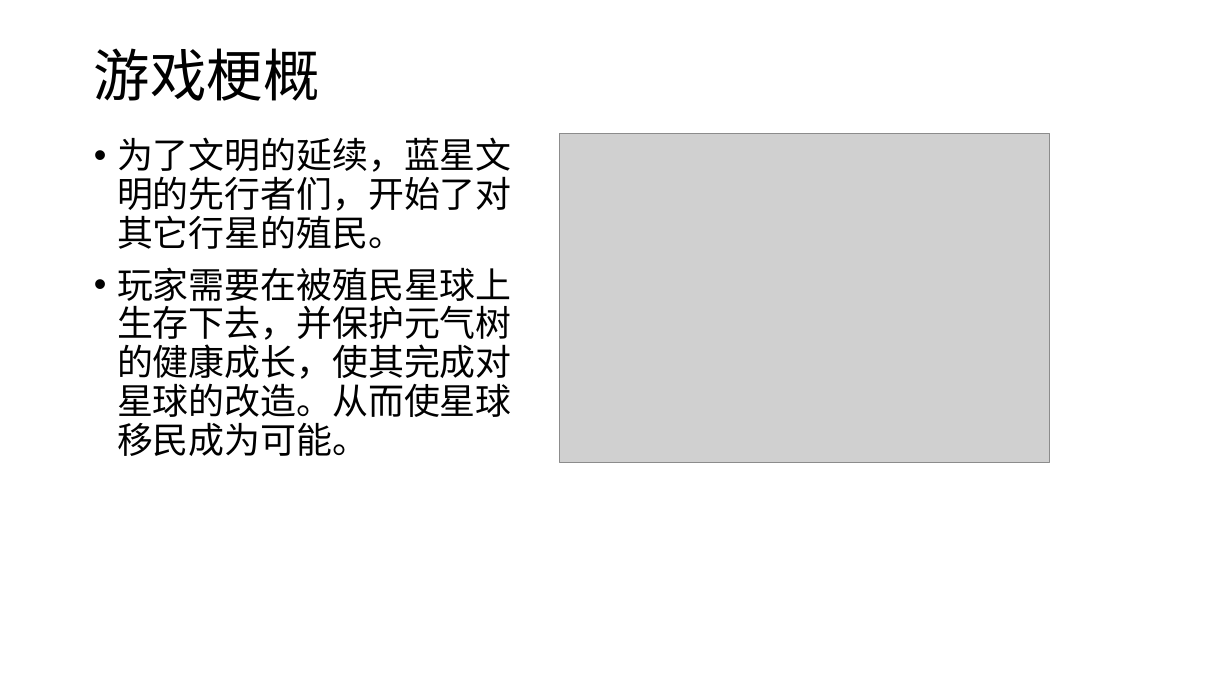
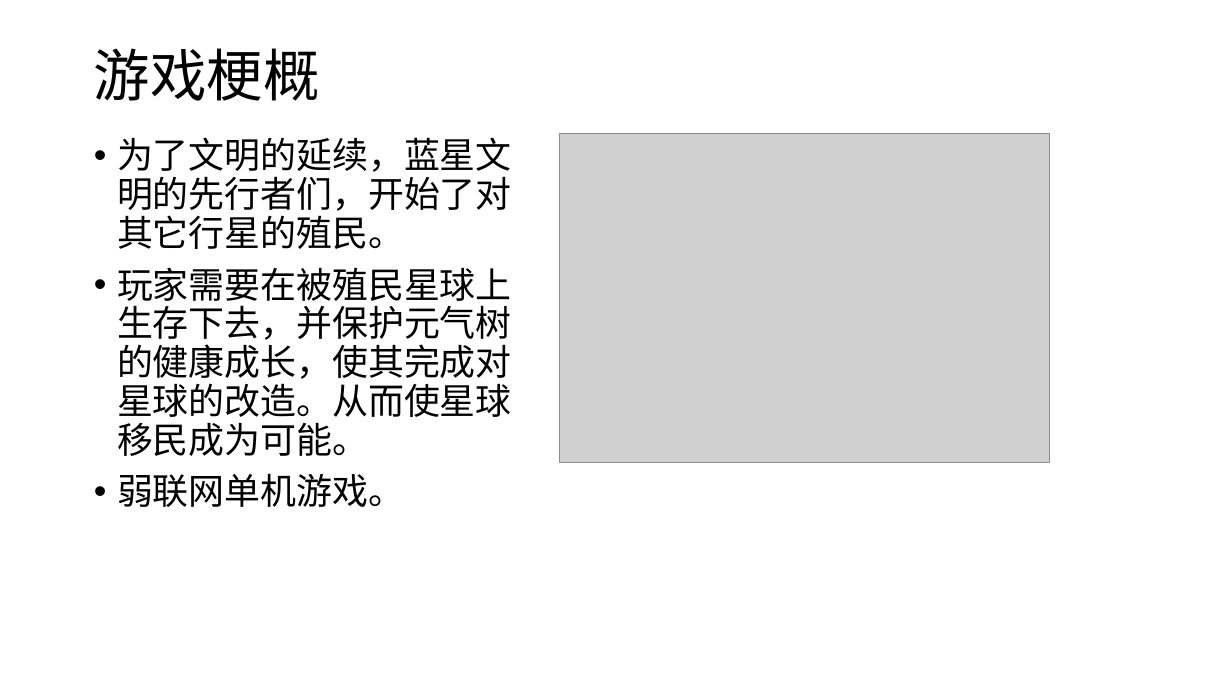
Before and after one commit to qq79402005/td, a slide deck: slide 2 of design/开发文档/GDD/十页说明书.pptx. Drawn at 1232x693 pixels with LibreOffice and Linux fonts; fonts in the diff are those of the drawing; grey boxes stand for pictures. Boxes give left, top, right and bottom in pixels: in the first picture for what was removed or moved away, otherwise in the second. Text is boxed around its words. In the diff, an @@ line names an element or a change of style, - is before the commit and + after.

```diff
--- a/design/开发文档/GDD/十页说明书.pptx
+++ b/design/开发文档/GDD/十页说明书.pptx
@@ text at <box>117,473,404,507</box>: paragraph added @@
+• 弱联网单机游戏。
```
Also in this commit, not shown: 3 other slides changed, 1 slide added, 1 slide removed, 1 other file.
